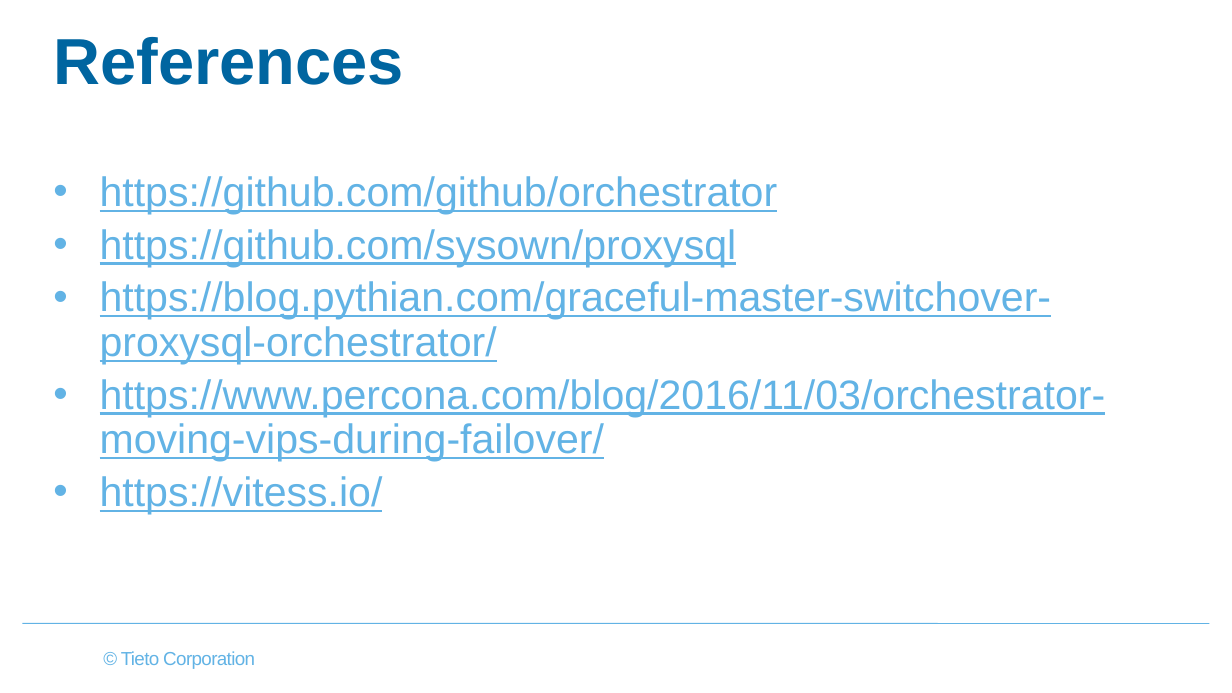
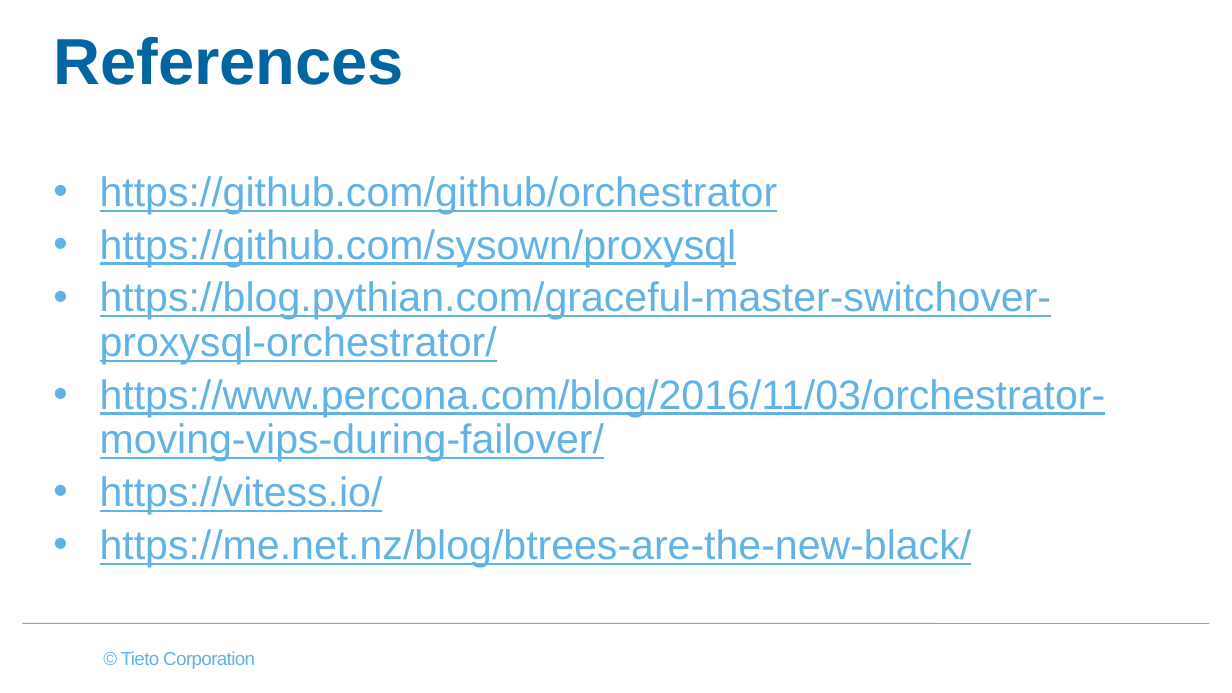
Before and after one commit to virh/case-study, a slide deck: slide 33 of vitess/MySQL Index & Orchestrator.pptx. Drawn at 1232x693 pixels with LibreOffice and Linux fonts; fonts in the diff are those of the drawing; background and template pictures are left out. Boxes give left, top, right and bottom in pixels: in the first picture for what was removed or moved away, otherwise in the second. Text is boxed around its words. In the diff, an @@ line names an element or a change of style, - is before the commit and + after.

```diff
--- a/vitess/MySQL Index & Orchestrator.pptx
+++ b/vitess/MySQL Index & Orchestrator.pptx
@@ text at bbox=[100, 529, 972, 567]: paragraph added @@
+• https://me.net.nz/blog/btrees-are-the-new-black/
```
Also in this commit, not shown: 28 other slides changed, 1 slide added, 1 slide removed.
